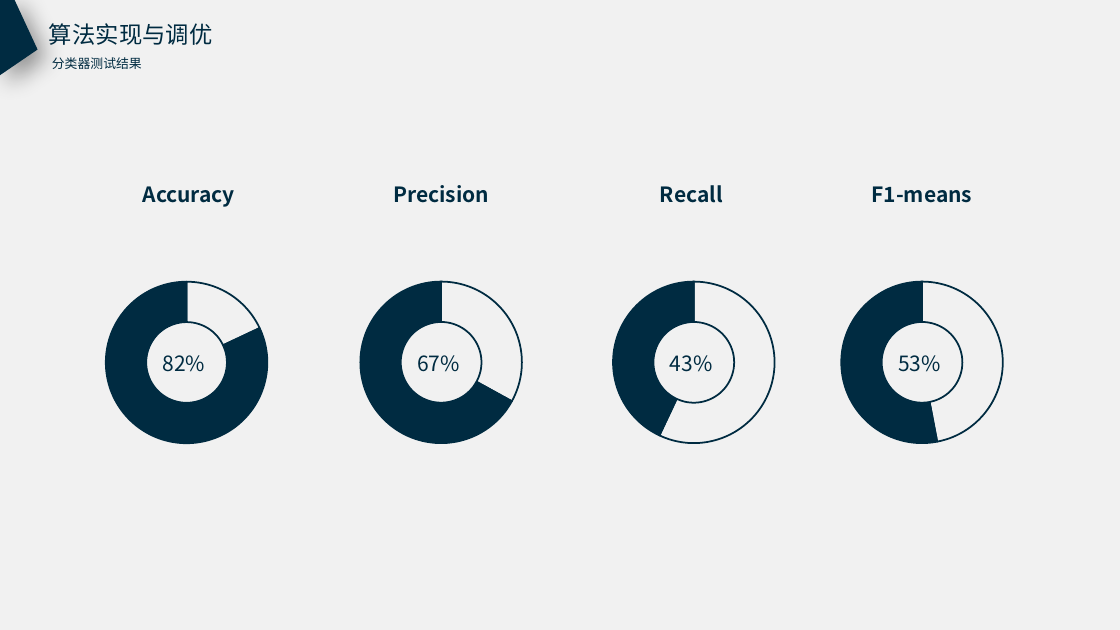
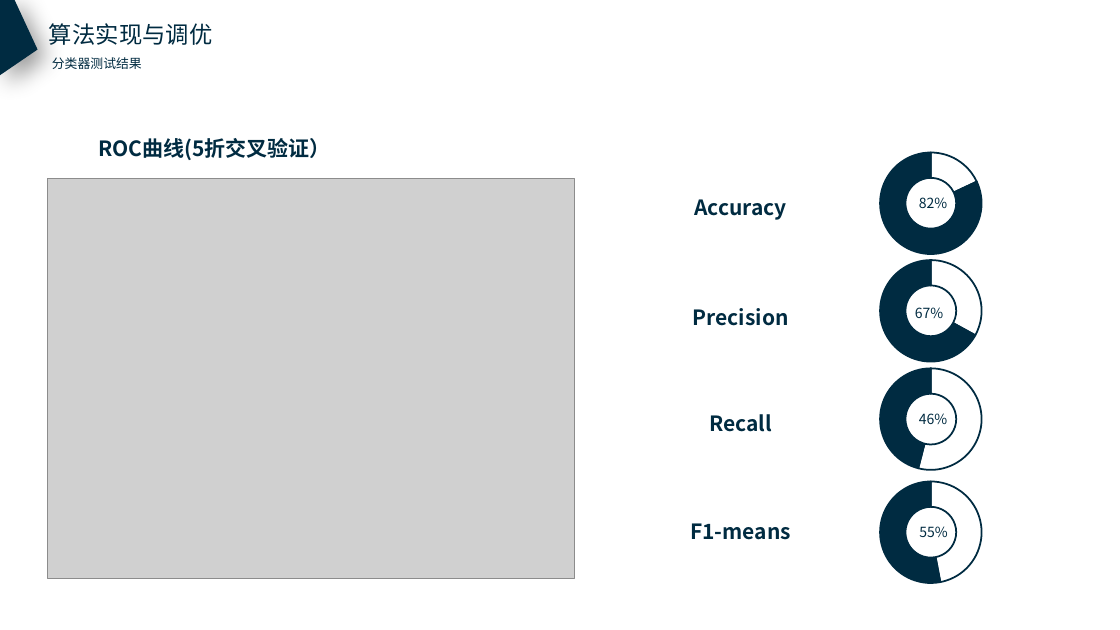
Before and after one commit to l3155/Excercise, a slide deck: slide 11 of 数据分析竞赛_张军军.pptx. Drawn at 1120x630 pixels with LibreOffice and Linux fonts; fonts in the diff are those of the drawing; grey boxes stand for pictures. Boxes give left, top, right and bottom in pixels: in the first picture for what was removed or moved away, otherwise in the second. Text is boxed around its words. In the diff, an @@ line names an element or a change of style, - is before the commit and + after.

```diff
--- a/数据分析竞赛_张军军.pptx
+++ b/数据分析竞赛_张军军.pptx
@@ background #F1F1F1 to #FFFFFF @@
@@ text added at [98,138,331,160], 18 pt, text #002B41, bold @@
+ROC曲线(5折交叉验证）
@@ doughnut chart: place and size @@
-doughnut chart at [45,268,313,471]
+doughnut chart at [842,131,1011,286]
@@ picture added at [47,179,575,579] @@
@@ text "Accuracy": place and size @@
-text "Accuracy" at [143,186,235,207]
+text "Accuracy" at [695,199,787,220]
@@ text "82%": place and size @@
-text "82%" at [163,355,206,372]
+text "82%" at [919,197,947,208]
@@ text "82%" at [919,197,947,208]: size 18 to 12 pt @@
@@ doughnut chart: place and size @@
-doughnut chart at [300,268,568,471]
+doughnut chart at [842,239,1011,393]
@@ text "Precision": place and size @@
-text "Precision" at [393,185,489,203]
+text "Precision" at [693,308,789,326]
@@ text "67%" at [915,307,943,318]: size 18 to 12 pt @@
@@ text "67%": place and size @@
-text "67%" at [417,355,460,372]
+text "67%" at [915,307,943,318]
@@ text removed at [670,355,713,372] @@
-43%
@@ doughnut chart at [842,347,1011,502] @@
@@ Series 1, 1: 57 to 54 @@
@@ Series 1, 2: 43 to 46 @@
@@ doughnut chart: place and size @@
-doughnut chart at [552,268,820,471]
+doughnut chart at [842,347,1011,502]
@@ text removed at [898,355,941,372] @@
-53%
@@ text "Recall": place and size @@
-text "Recall" at [660,185,723,203]
+text "Recall" at [709,414,772,432]
@@ text added at [919,413,947,424], 12 pt, text #002B41 @@
+46%
@@ doughnut chart: place and size @@
-doughnut chart at [781,268,1049,471]
+doughnut chart at [842,460,1011,615]
@@ text "F1-means": place and size @@
-text "F1-means" at [871,186,972,203]
+text "F1-means" at [690,523,791,540]
@@ text added at [919,526,947,537], 12 pt, text #002B41 @@
+55%
```
Also in this commit, not shown: 2 other slides changed.
